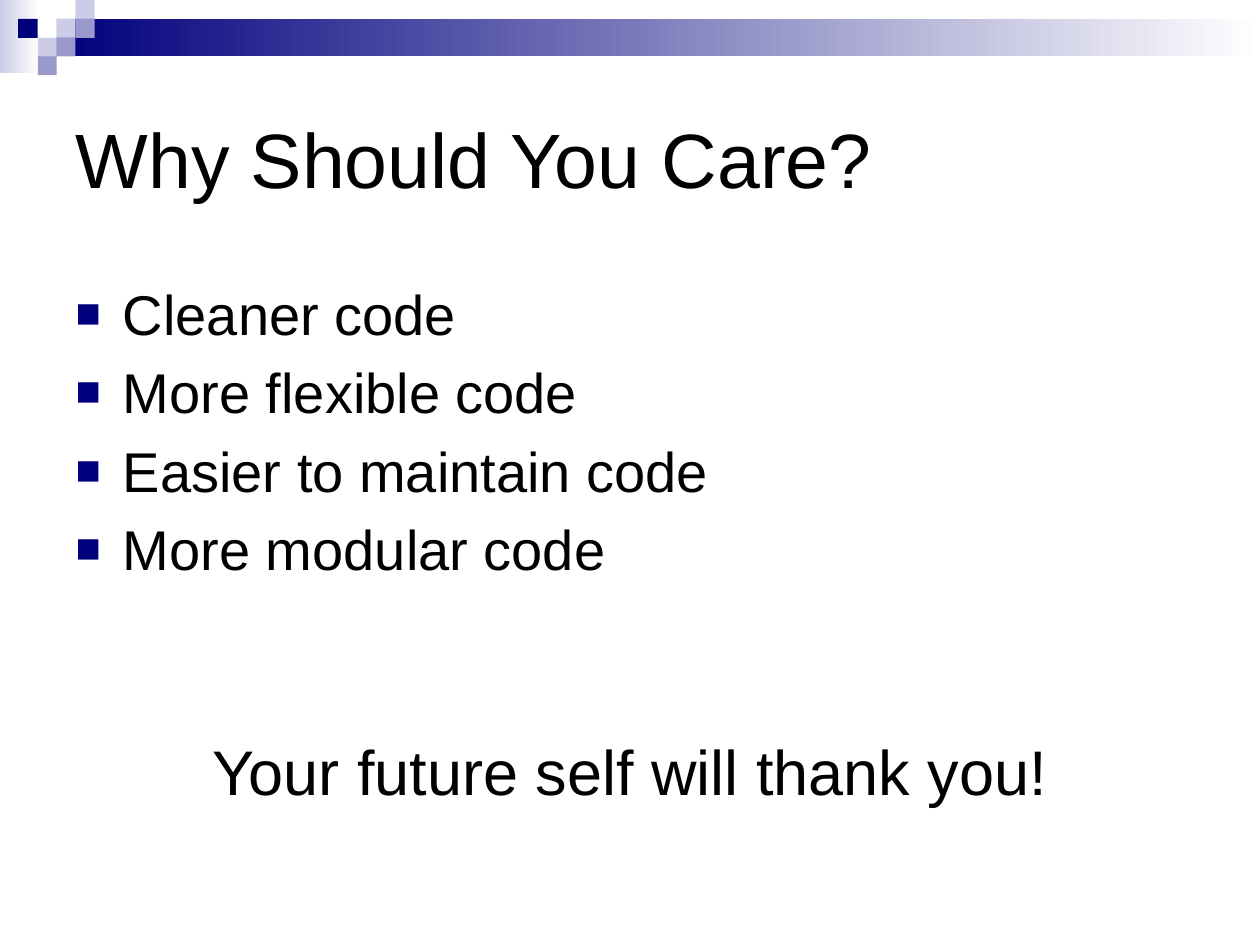
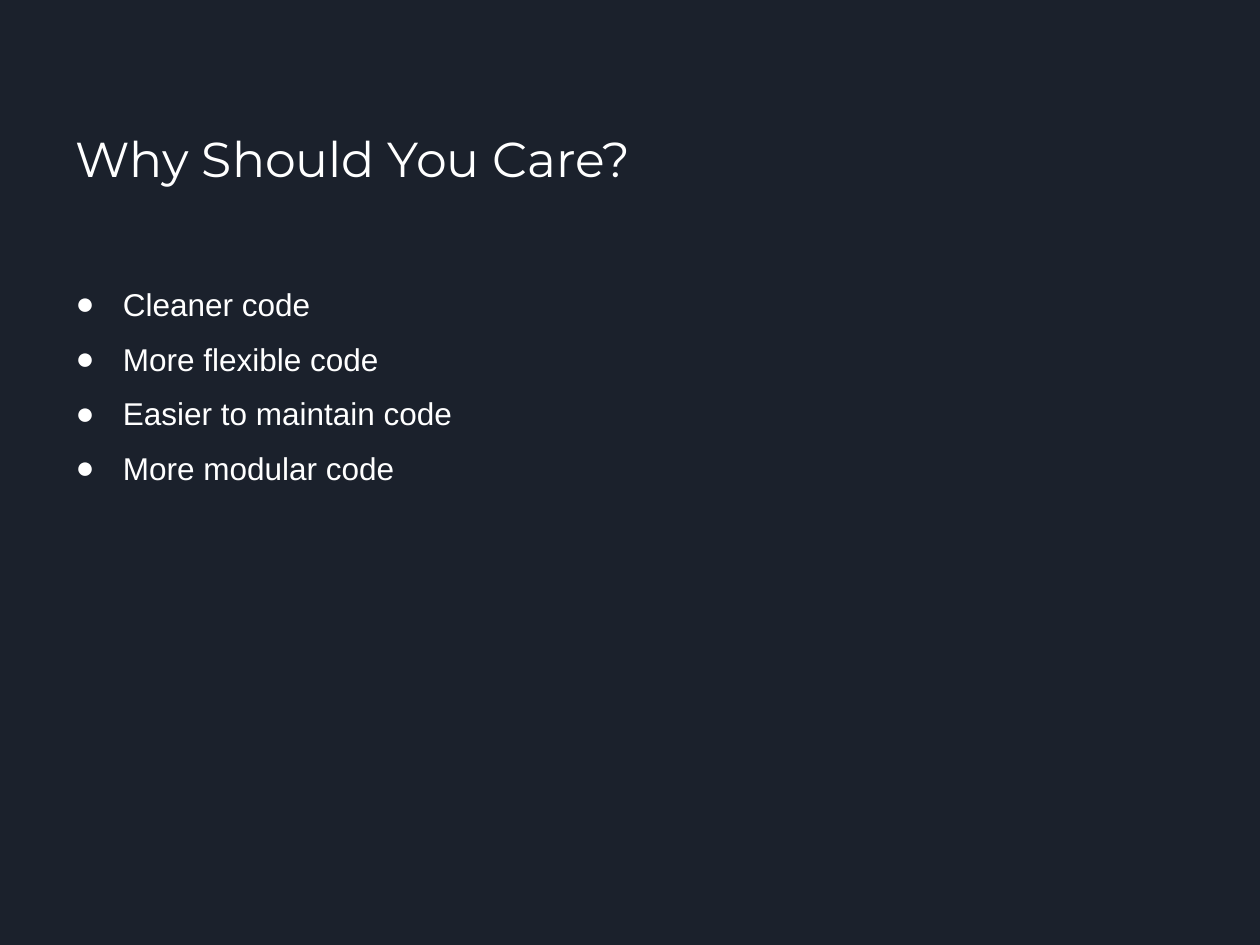
Before and after one commit to apatequil/SOLIDPrinciples.TS, a slide deck: slide 4 of src/documentation/presentation.pptx. Drawn at 1260x945 pixels with LibreOffice and Linux fonts; fonts in the diff are those of the drawing. Boxes give left, top, right and bottom in pixels: in the first picture for what was removed or moved away, otherwise in the second. Text is boxed around its words. In the diff, an @@ line names an element or a change of style, - is before the commit and + after.

Commit message:
Updated presentation to new format and minor fixes

```diff
--- a/src/documentation/presentation.pptx
+++ b/src/documentation/presentation.pptx
@@ background #FFFFFF to #1B212C @@
@@ group removed at box(0, 0, 1260, 76): 9 rectangles @@
@@ title "Why Should You Care?" at box(76, 140, 631, 187): size 44 to 28 pt, font Arial to Montserrat, text colour #000000 to #FFFFFF @@
@@ text "Cleaner code" at box(123, 293, 452, 481): size 32 to 18 pt, text colour #000000 to #FFFFFF; bullet ■ to ●; line spacing 1 to 1.15; less space between paragraphs; bullet colour #00007D to #FFFFFF @@
@@ text removed at box(213, 749, 1047, 806) @@
-Your future self will thank you!
```
Also in this commit, not shown: 10 other slides changed.
